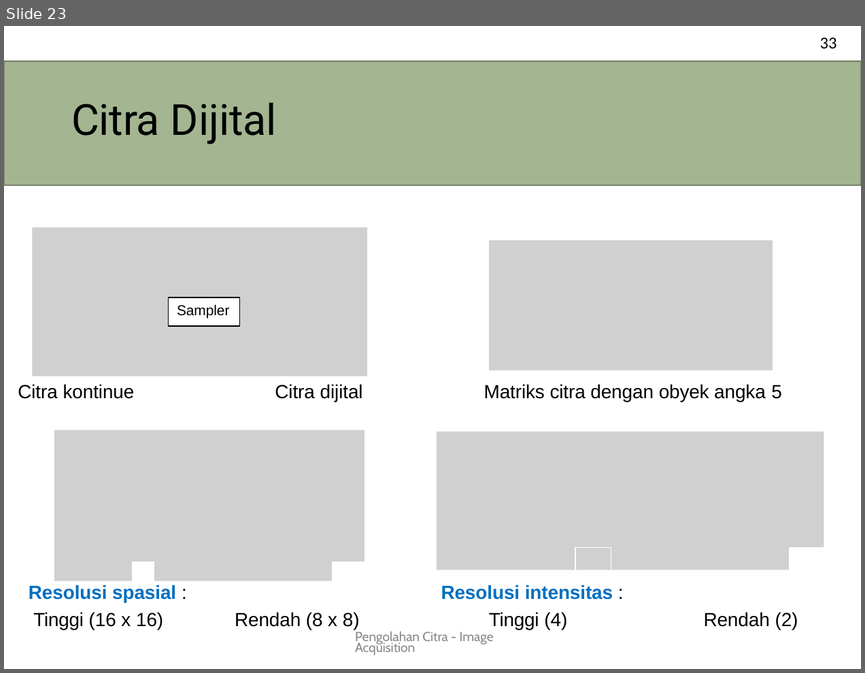
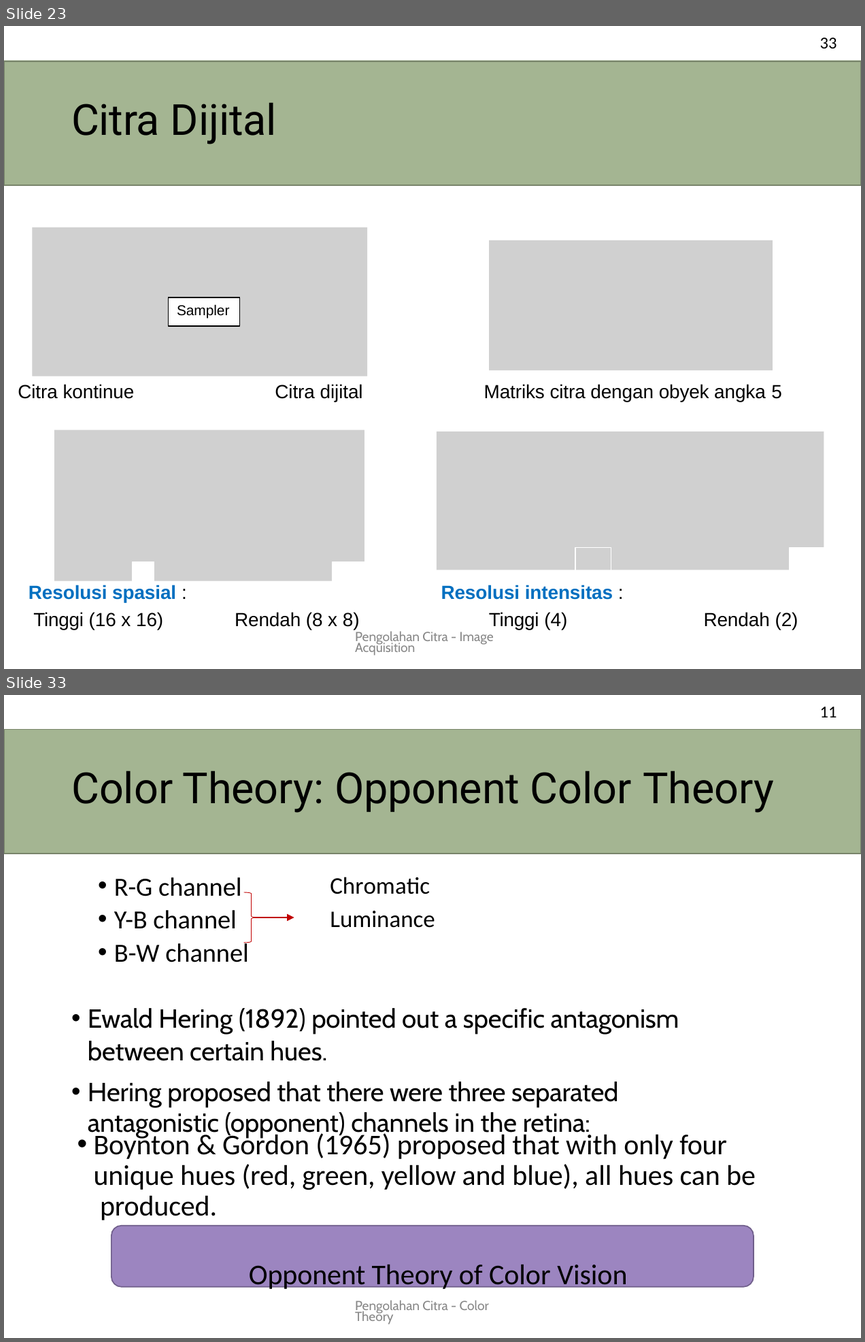
Before and after one commit to novalassalam/comvis, a slide deck: pencit.pptx. Shown one above the other, each under a label of ours: slide 23 before the commit, slides 23 and 33 after it; the slides between them are not shown. The pictures are 865x673 and 865x1342 pixels, drawn with LibreOffice and Linux fonts; fonts in the diff are those of the drawing; grey boxes stand for pictures. Boxes give left, top, right and bottom in pixels: in the first picture for what was removed or moved away, otherwise in the second. Text is boxed around its words. In the diff, an @@ line names an element or a change of style, - is before the commit and + after.

```diff
--- a/pencit.pptx
+++ b/pencit.pptx
@@ slide 33 added at bbox=[4, 695, 861, 1338], background #FFFFFF @@
@@ text added at bbox=[820, 707, 837, 717], 14 pt, text #000000 @@
+11
@@ title added at bbox=[4, 729, 861, 853], fill #A4B592, outline #78846A 0.96 pt, 36 pt, text #000000 @@
+Color Theory: Opponent Color Theory
@@ text added at bbox=[114, 877, 249, 962], 22 pt, text #000000 @@
+• R-G channel
+• Y-B channel
+• B-W channel
@@ text added at bbox=[330, 877, 430, 894], 20 pt, text #000000 @@
+Chromatic
@@ freeform shape added at bbox=[244, 892, 258, 943], outline #C00000 0.48 pt @@
@@ freeform shape added at bbox=[255, 913, 294, 920], fill #C00000 @@
@@ text added at bbox=[330, 911, 434, 928], 20 pt, text #000000 @@
+Luminance
@@ text added at bbox=[88, 1008, 679, 1138], 22 pt, text #000000 @@
+• Ewald Hering (1892) pointed out a specific antagonism
+between certain hues.
+• Hering proposed that there were three separated antagonistic (opponent) channels in the retina:
@@ text added at bbox=[94, 1130, 755, 1291], 24 pt, text #000000 @@
+• Boynton & Gordon (1965) proposed that with only four unique hues (red, green, yellow and blue), all hues can be produced.
+Opponent Theory of Color Vision
@@ freeform shape added at bbox=[111, 1225, 753, 1287], fill #9C85C0 @@
@@ freeform shape added at bbox=[111, 1225, 753, 1287], outline #705F8B 0.96 pt @@
@@ text added at bbox=[355, 1300, 489, 1324], 11 pt, text #888888 @@
+Pengolahan Citra - Color Theory
```
Also in this commit, not shown: 1 slide changed, 29 other slides added.
